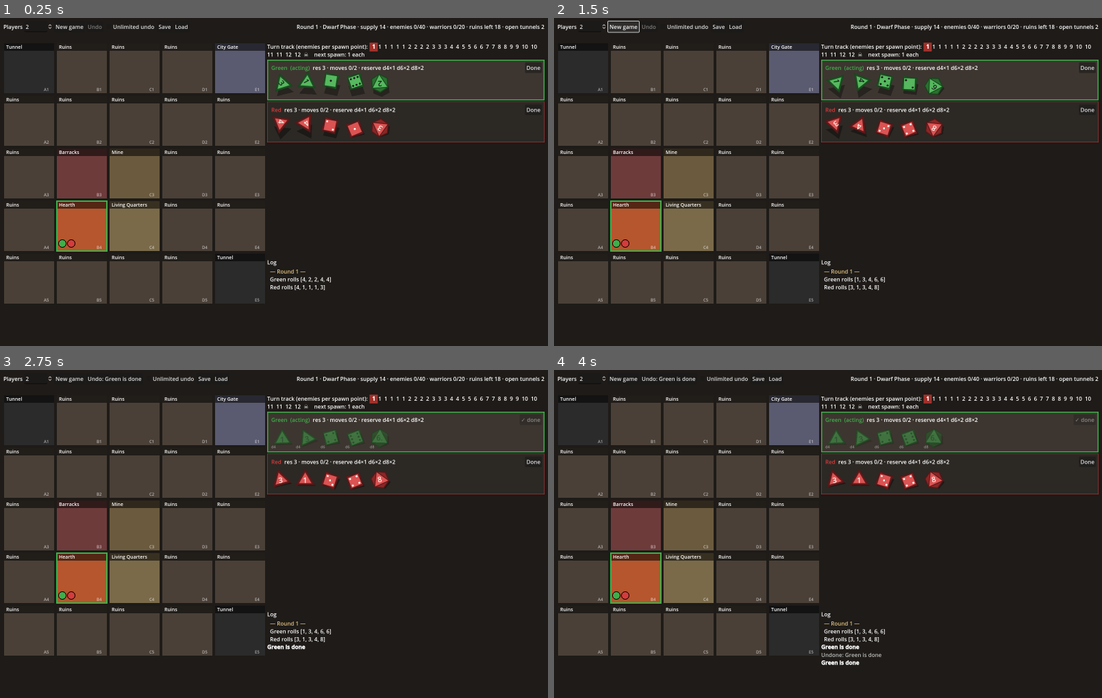
Above: before the commit, frames 1-4 (two rows, left to right).
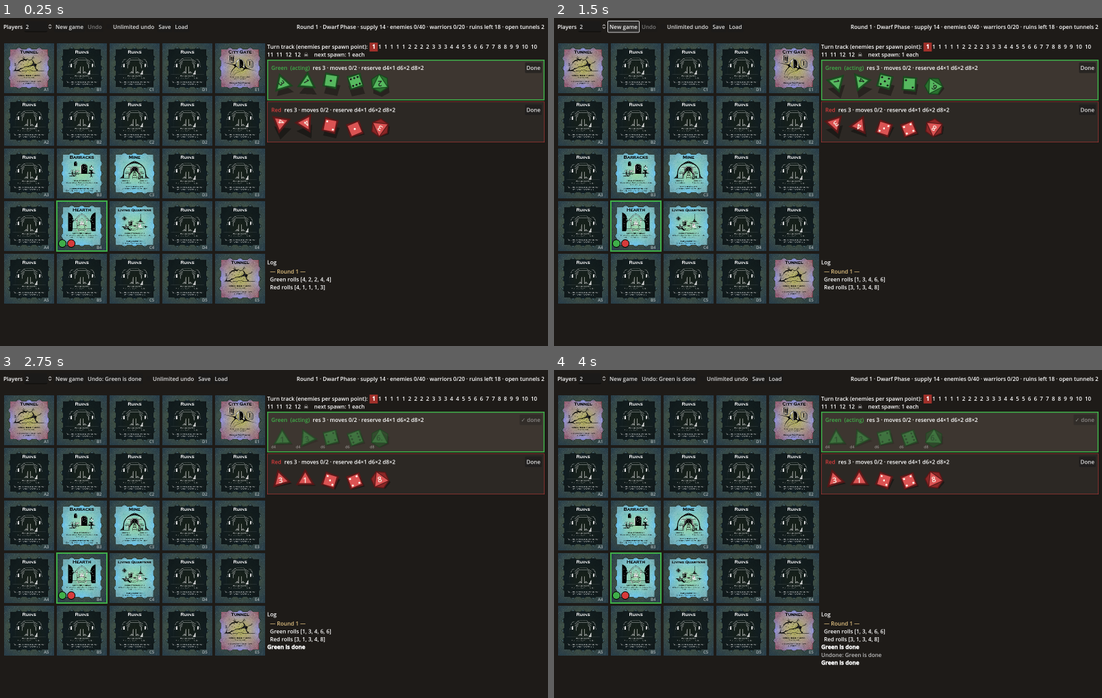
Above: after the commit, the same moments.

Repository: ra314/dwarves-ryk
Game: Godot game, scene res://scenes/main.tscn
The game is run twice, just before and just after one commit, with the same random seed, the same clock (stepped at 60 frames per second) and the same inputs.
Inputs:
- Up to frame 1 (0.25 s): no input
- Up to frame 2 (1.5 s): click "New game" at 0.5 s; click "New game" at 1.25 s
- Up to frame 3 (2.75 s): click "Done" at 2 s
- Up to frame 4 (4 s): click "Undo: Green is done" at 2.75 s; click "Done" at 3.5 s

The runs differ from the first frame. In frame 1, 29% of the frame differs, in the area x 0-49%, y 7-88%; in frame 2, 29%; in frame 3, 29%; in frame 4, 29%.

Commit message:
Add game assets and show them on the board
- assets/ from the owner's backup (assets_og.zip), renamed with
  tools/rename_assets.py. Every image game_data.json refers to is
  present, and Godot .import files are included.
- assets/models is gdignored: the TTS dice models aren't used, and
  their missing .mtl files made the import noisy.
- Tiles with card art drop the drawn name banner. Enemy and warrior
  tokens use their images with a count badge. Flipped tiles show their
  back art without a dark overlay.

Co-Authored-By: Claude Opus 5.5 <noreply@anthropic.com>
Claude-Session: https://claude.ai/code/session_01LEznH7JBbSnGRsZcWA9zG6

Diff:
--- a/scripts/ui/main.gd
+++ b/scripts/ui/main.gd
@@ -143,6 +143,8 @@
 	for pos in engine.state.all_positions():
 		var tv := TileView.new(pos)
 		tv.clicked.connect(_on_tile_clicked)
+		tv.enemy_icon = _cached_texture("tokens/enemy.png")
+		tv.warrior_icon = _cached_texture("tokens/warrior.png")
 		board.add_child(tv)
 		tile_views.append(tv)
 
@@ -267,6 +269,10 @@
 	else:
 		var info := engine.data.tile(t.id)
 		rel = info["back"] if t.flipped else info["image"]
+	return _cached_texture(rel)
+
+
+func _cached_texture(rel: String) -> Texture2D:
 	if not textures.has(rel):
 		textures[rel] = _load_texture("res://assets/" + rel)
 	return textures[rel]
--- a/scripts/ui/tile_view.gd
+++ b/scripts/ui/tile_view.gd
@@ -22,6 +22,8 @@
 var nobles: Array = []   # colours of Nobles here
 var label: String = ""
 var texture: Texture2D
+var enemy_icon: Texture2D
+var warrior_icon: Texture2D
 var highlight: Color = Color(0, 0, 0, 0)
 var flash: float = 0.0
 
@@ -56,23 +58,22 @@
 		return
 	if texture != null:
 		draw_texture_rect(texture, r, false)
-		if tile.revealed and tile.flipped:
-			draw_rect(r, Color(0, 0, 0, 0.45))
 	else:
 		draw_rect(r, TILE_COLOURS.get(tile.visible_id(), Color.DIM_GRAY))
 	var font := get_theme_default_font()
 	var fs := 14
-	# Name banner.
-	draw_rect(Rect2(r.position, Vector2(r.size.x, 22)), Color(0, 0, 0, 0.55))
-	draw_string(font, r.position + Vector2(6, 16), label, HORIZONTAL_ALIGNMENT_LEFT, r.size.x - 12, fs, Color.WHITE)
+	# Name banner, only when there's no card art (the art has the name printed on it).
+	if texture == null:
+		draw_rect(Rect2(r.position, Vector2(r.size.x, 22)), Color(0, 0, 0, 0.55))
+		draw_string(font, r.position + Vector2(6, 16), label, HORIZONTAL_ALIGNMENT_LEFT, r.size.x - 12, fs, Color.WHITE)
 	draw_string(font, r.position + Vector2(r.size.x - 30, r.size.y - 6), "%s%d" % [char(65 + pos.x), pos.y + 1],
 		HORIZONTAL_ALIGNMENT_LEFT, -1, 12, Color(1, 1, 1, 0.6))
 	# Tokens.
 	var y := r.position.y + 48
 	if tile.enemies > 0:
-		_token(Vector2(r.position.x + 24, y), Color("b02020"), "E", tile.enemies)
+		_token(Vector2(r.position.x + 30, y), Color("b02020"), "E", tile.enemies, enemy_icon)
 	if tile.warriors > 0:
-		_token(Vector2(r.position.x + 74, y), Color("2060b0"), "W", tile.warriors)
+		_token(Vector2(r.position.x + 84, y), Color("2060b0"), "W", tile.warriors, warrior_icon)
 	# Nobles along the bottom.
 	var step := minf(26.0, (r.size.x - 50) / maxf(1, nobles.size() - 1))
 	var rad := minf(12.0, step / 2 + 1)
@@ -87,8 +88,19 @@
 		draw_rect(r, Color(1, 1, 0.6, flash * 0.5))
 
 
-func _token(c: Vector2, col: Color, letter: String, n: int) -> void:
+func _token(c: Vector2, col: Color, letter: String, n: int, icon: Texture2D) -> void:
 	var font := get_theme_default_font()
+	if icon != null:
+		draw_circle(c + Vector2(2, 3), 21, Color(0, 0, 0, 0.4))
+		draw_texture_rect(icon, Rect2(c - Vector2(21, 21), Vector2(42, 42)), false)
+		# Count badge.
+		var b := c + Vector2(16, 14)
+		draw_circle(b, 10, Color.BLACK)
+		draw_circle(b, 9, col)
+		var s := str(n)
+		var bw := font.get_string_size(s, HORIZONTAL_ALIGNMENT_LEFT, -1, 13).x
+		draw_string(font, b + Vector2(-bw / 2, 5), s, HORIZONTAL_ALIGNMENT_LEFT, -1, 13, Color.WHITE)
+		return
 	draw_circle(c, 18, Color.BLACK)
 	draw_circle(c, 16, col)
 	var text := "%s%d" % [letter, n]
Binary file added: assets/components/enemy_movement.jpg
Not shown, added: assets/components/enemy_movement.jpg.import
Binary file added: assets/components/enemy_movement_back.jpg
Not shown, added: assets/components/enemy_movement_back.jpg.import
Binary file added: assets/components/grid_base.png
Not shown, added: assets/components/grid_base.png.import
Binary file added: assets/components/grid_base_back.png
Not shown, added: assets/components/grid_base_back.png.import
Binary file added: assets/components/table_surface.png
Not shown, added: assets/components/table_surface.png.import
Binary file added: assets/components/turn_track.jpg
Not shown, added: assets/components/turn_track.jpg.import
(and 67 more such lines)
